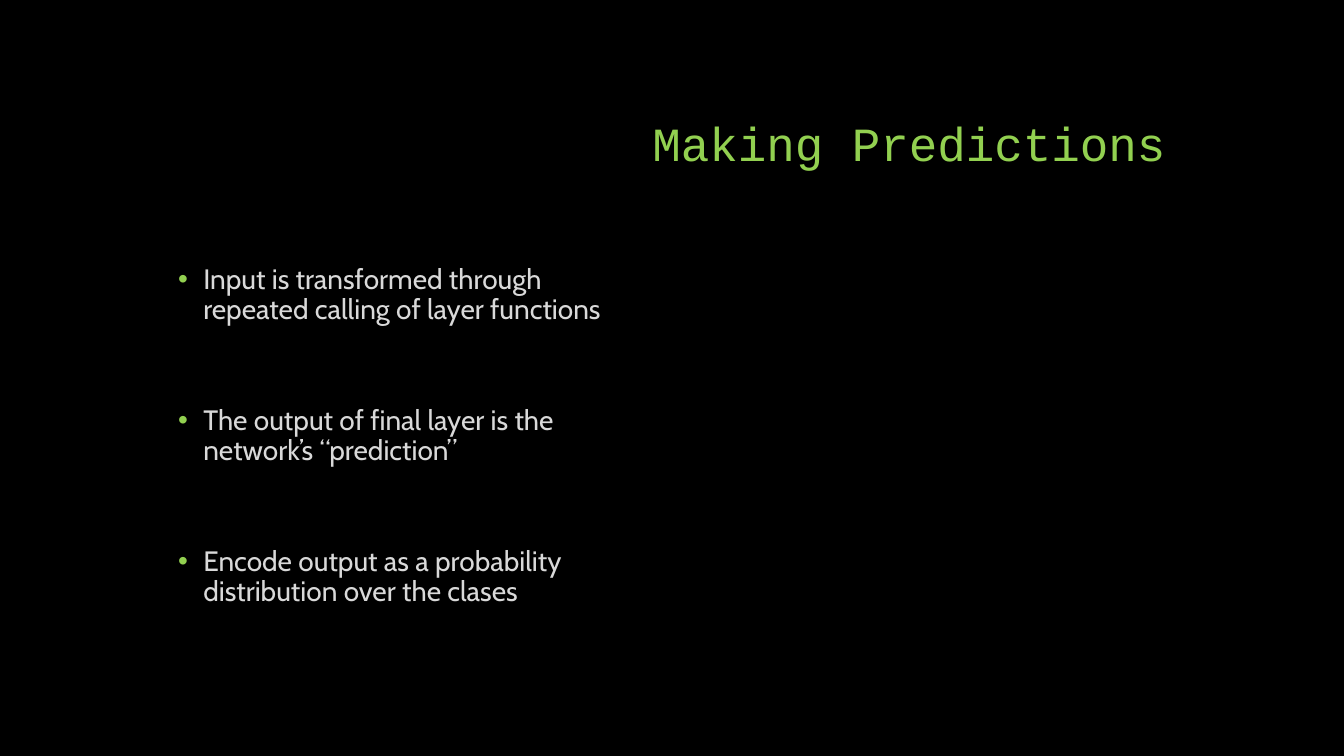
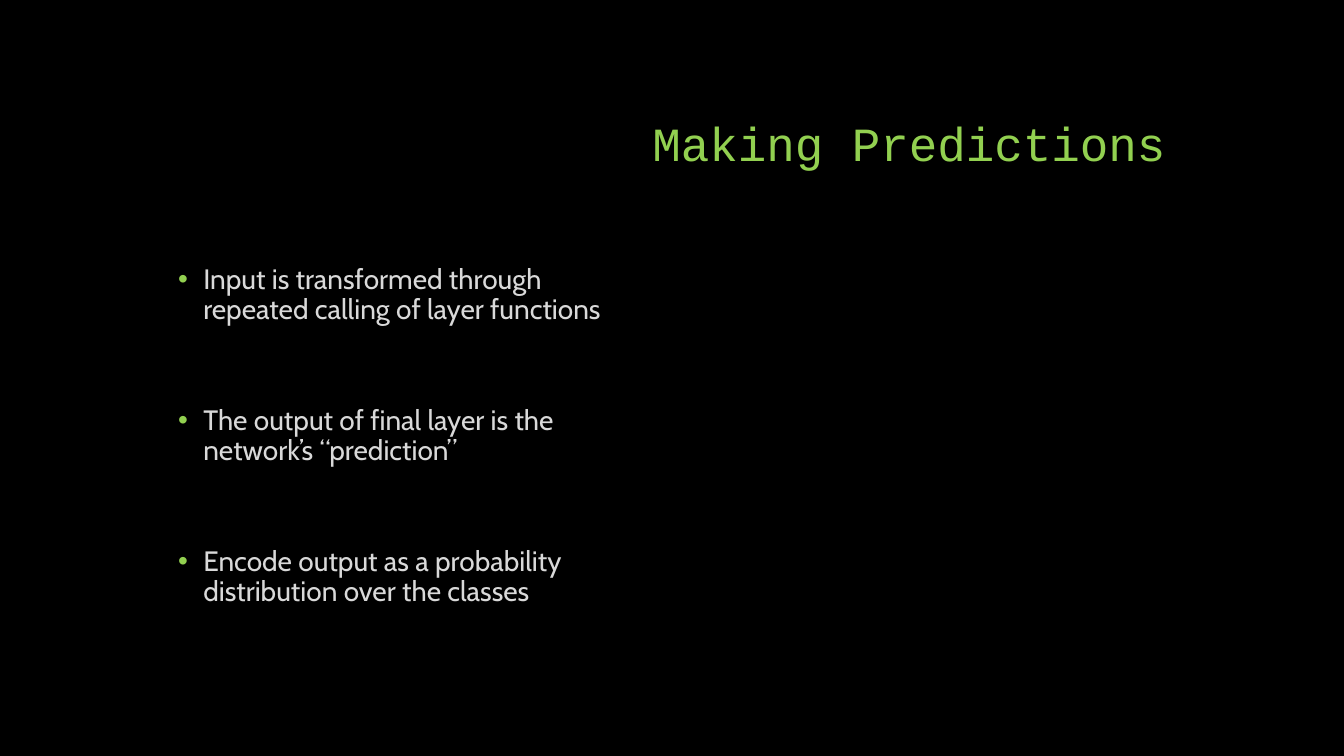
Before and after one commit to landonbuell/Buell-Senior-Thesis, a slide deck: slide 7 of Thesis/CapstonePresentaion/Classifying Chaotic Synthesizers with a Multimodal Neural Network.pptx. Drawn at 1344x756 pixels with LibreOffice and Linux fonts; fonts in the diff are those of the drawing. Boxes give left, top, right and bottom in pixels: in the first picture for what was removed or moved away, otherwise in the second. Text is boxed around its words. In the diff, an @@ line names an element or a change of style, - is before the commit and + after.

```diff
--- a/Thesis/CapstonePresentaion/Classifying Chaotic Synthesizers with a Multimodal Neural Network.pptx
+++ b/Thesis/CapstonePresentaion/Classifying Chaotic Synthesizers with a Multimodal Neural Network.pptx
@@ text at (x1=203, y1=550, x2=561, y2=602): text changed @@
-• Encode output as a probability distribution over the clases
+• Encode output as a probability distribution over the classes
```
Also in this commit, not shown: 3 other slides changed, 4 slides added, 2 other files.
